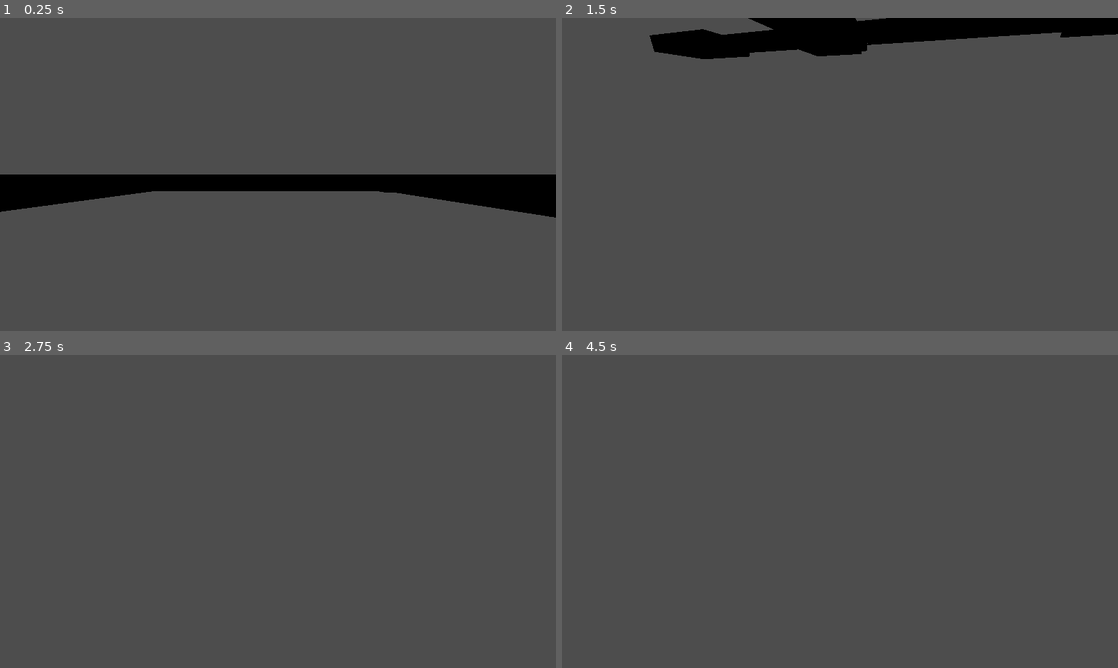
Above: before the commit, frames 1-4 (two rows, left to right).
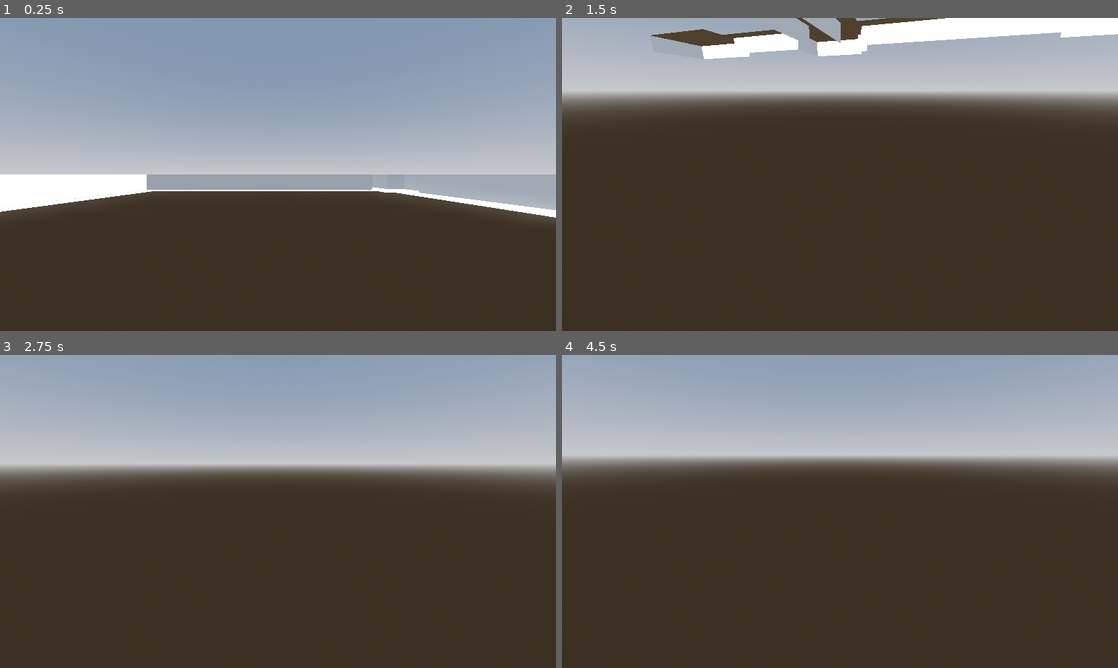
Above: after the commit, the same moments.

Repository: i-ideamama/DungeonEscape
Game: Godot game, scene res://Misc/Testing/3D_DungeonGen.tscn
Two runs of this game, one before a commit and one after it. Both use one fixed random seed, a clock stepped at 60 frames per second and the inputs below. The project has no main scene, so this scene is started directly.
Inputs (mouse positions are in pixels of both pictures, inside the frame that each line leads up to):
- Up to frame 1 (0.25 s): no input
- Up to frame 2 (1.5 s): tap Enter (ui_accept) at 0.5, 0.77 s; move the mouse to (962, 158) at 0.52 s; hold D (move_right) 0.53-1.28 s; tap W (move_front) at 0.6, 1.35 s; click (962, 158) at 0.67 s; move the mouse to (812, 174) at 1.27 s; hold S (move_back) from 1.28 s (still down)
- Up to frame 3 (2.75 s): tap Enter (ui_accept) at 1.52 s; move the mouse to (289, 505) at 2.02 s; release S (move_back) at 2.03 s; hold D (move_right) from 2.03 s (still down); tap W (move_front) at 2.1 s
- Up to frame 4 (4.5 s): tap Enter (ui_accept) at 2.75, 3.02, 3.5, 3.77, 4.25 s; move the mouse to (834, 517) at 2.77 s; tap W (move_front) at 2.85, 3.6, 4.35 s; move the mouse to (878, 514) at 3.52 s; release D (move_right) at 3.53 s; hold A (move_left) from 3.53 s (still down); move the mouse to (795, 508) at 4.27 s

The runs differ from the first frame. In frame 1, 99% of the frame differs, in the area x 0-100%, y 0-100%; in frame 2, 97%; in frame 3, 97%; in frame 4, 97%.
Error before the commit: Invalid access to property or key 'multimesh' on a base object of type 'null instance'. (res://Misc/Testing/Character.gd:14)

Commit message:
feat: player dungeon interaction works(somewhat)

Diff:
--- a/Misc/Testing/3D_DungeonGen.gd
+++ b/Misc/Testing/3D_DungeonGen.gd
@@ -4,15 +4,11 @@
 var room_count
 var min_rooms = 5
 var max_rooms = 10
-
 var min_room_size = 8
 var max_room_size = 15
-
 var room_pos_list = []
 var room_pos_list_cpy = []
-
 var pos_range = Vector2(-50,50)
-
 var mesh_resolution = 5
 
 
@@ -23,9 +19,11 @@
 	randomize()
 	do_the_gen()
 
+@onready var player_scene = preload("res://Scenes/Player.tscn")
+var player
+
 @export var clear : bool = false : set = setclear
 
-@onready var player = get_node("Player")
 
 func setclear(_val:bool) -> void:
 	for c in get_children():
@@ -35,7 +33,9 @@
 func _ready():
 	randomize()
 	do_the_gen()
-	#player.position = room_pos_list[0]
+	player = player_scene.instantiate()
+	get_parent().add_child(player)
+	player.position = Vector3(room_pos_list[0].x+1,1,room_pos_list[0].z)
 
 func do_the_gen():
 	get_room_positions()
--- a/Misc/Testing/3D_DungeonGen.tscn
+++ b/Misc/Testing/3D_DungeonGen.tscn
@@ -1,12 +1,31 @@
-[gd_scene load_steps=4 format=3 uid="uid://ku6l02xddhxe"]
+[gd_scene load_steps=7 format=3 uid="uid://ku6l02xddhxe"]
 
 [ext_resource type="Script" path="res://Misc/Testing/3D_DungeonGen.gd" id="1_38kov"]
 [ext_resource type="PackedScene" uid="uid://rlkm6jmfrdow" path="res://Scenes/Player.tscn" id="2_qos76"]
 
+[sub_resource type="ProceduralSkyMaterial" id="ProceduralSkyMaterial_5suwy"]
+sky_horizon_color = Color(0.64625, 0.65575, 0.67075, 1)
+ground_horizon_color = Color(0.64625, 0.65575, 0.67075, 1)
+
+[sub_resource type="Sky" id="Sky_pikg1"]
+sky_material = SubResource("ProceduralSkyMaterial_5suwy")
+
+[sub_resource type="Environment" id="Environment_ruogn"]
+background_mode = 2
+sky = SubResource("Sky_pikg1")
+tonemap_mode = 2
+glow_enabled = true
+
 [sub_resource type="StandardMaterial3D" id="StandardMaterial3D_6jpgu"]
-albedo_color = Color(0, 0, 0, 1)
 
 [node name="Main" type="Node3D"]
+
+[node name="WorldEnvironment" type="WorldEnvironment" parent="."]
+environment = SubResource("Environment_ruogn")
+
+[node name="DirectionalLight3D" type="DirectionalLight3D" parent="."]
+transform = Transform3D(-0.866023, -0.433016, 0.250001, 0, 0.499998, 0.866027, -0.500003, 0.749999, -0.43301, 0, 0, 0)
+shadow_enabled = true
 
 [node name="CSGCombiner3D" type="CSGCombiner3D" parent="."]
 use_collision = true
--- a/Misc/Testing/Character.gd
+++ b/Misc/Testing/Character.gd
@@ -10,7 +10,7 @@
 @onready var neck := $Neck
 @onready var camera := $Neck/Camera3D
 @onready var ray := $Neck/Camera3D/RayCast3D
-@onready var mmi = get_parent().get_node("MultiMeshInstance3D")
+@onready var mmi = $MultiMeshInstance3D
 @onready var mm = mmi.multimesh
 
 var max_dots = 10000
--- a/Scenes/Player.tscn
+++ b/Scenes/Player.tscn
@@ -1,11 +1,29 @@
-[gd_scene load_steps=4 format=3 uid="uid://rlkm6jmfrdow"]
+[gd_scene load_steps=8 format=3 uid="uid://rlkm6jmfrdow"]
 
 [ext_resource type="Script" path="res://Misc/Testing/Character.gd" id="1_xnki6"]
+[ext_resource type="Texture2D" uid="uid://8lnn35b64m0d" path="res://Assets/dot.png" id="2_epm50"]
 
 [sub_resource type="CapsuleMesh" id="CapsuleMesh_ryf6d"]
 
 [sub_resource type="ConvexPolygonShape3D" id="ConvexPolygonShape3D_x82gv"]
 points = PackedVector3Array(-0.125207, -0.532801, -0.480507, 0.0227831, 0.47607, 0.498884, 0.169713, 0.559144, 0.464172 …(924 unchanged characters)…
+
+[sub_resource type="StandardMaterial3D" id="StandardMaterial3D_abusd"]
+transparency = 2
+alpha_scissor_threshold = 0.5
+alpha_antialiasing_mode = 0
+albedo_texture = ExtResource("2_epm50")
+emission_enabled = true
+emission = Color(1, 1, 1, 1)
+
+[sub_resource type="PlaneMesh" id="PlaneMesh_rafg0"]
+material = SubResource("StandardMaterial3D_abusd")
+size = Vector2(0.05, 0.05)
+
+[sub_resource type="MultiMesh" id="MultiMesh_7o4gd"]
+use_colors = true
+use_custom_data = true
+mesh = SubResource("PlaneMesh_rafg0")
 
 [node name="Player" type="CharacterBody3D"]
 script = ExtResource("1_xnki6")
@@ -20,6 +38,7 @@
 
 [node name="RayCast3D" type="RayCast3D" parent="Neck/Camera3D"]
 transform = Transform3D(4.37114e-08, 0, 1, 0, -1, 0, -1, 0, 4.37114e-08, 0, -0.18424, 0)
+enabled = false
 target_position = Vector3(5, 0, 0)
 
 [node name="MeshInstance3D" type="MeshInstance3D" parent="."]
@@ -28,5 +47,7 @@
 
 [node name="CollisionShape3D" type="CollisionShape3D" parent="."]
 transform = Transform3D(1, 0, 0, 0, 1, 0, 0, 0, 1, 0, 1.30352, 0)
-visible = false
 shape = SubResource("ConvexPolygonShape3D_x82gv")
+
+[node name="MultiMeshInstance3D" type="MultiMeshInstance3D" parent="."]
+multimesh = SubResource("MultiMesh_7o4gd")
